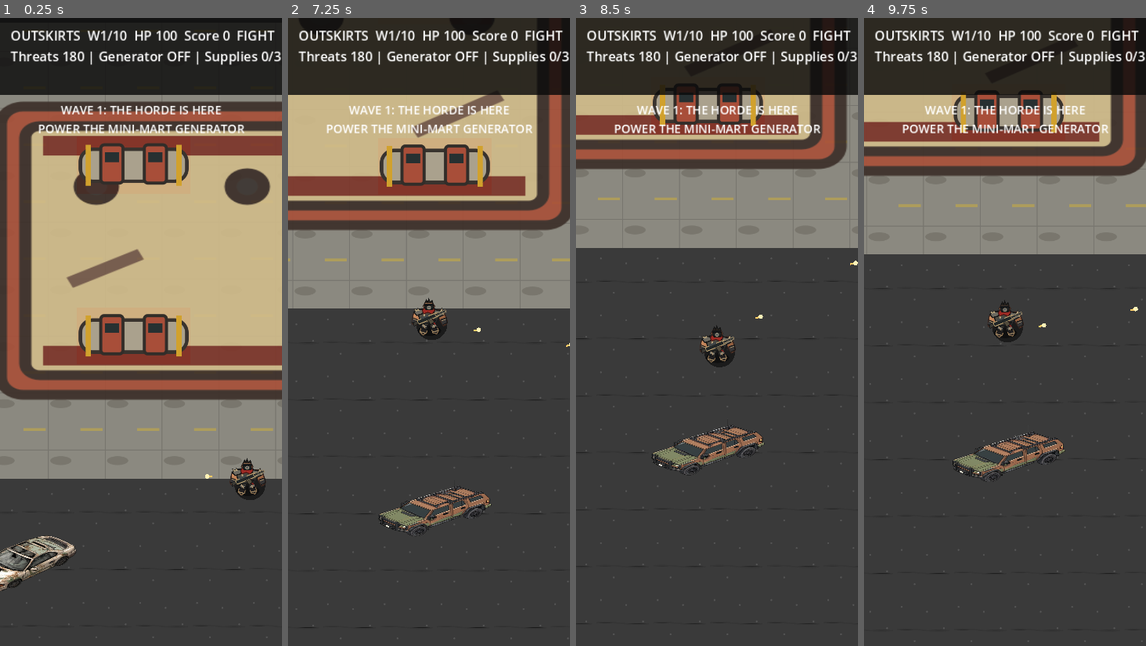
Above: before the commit, frames 1-4 (left to right).
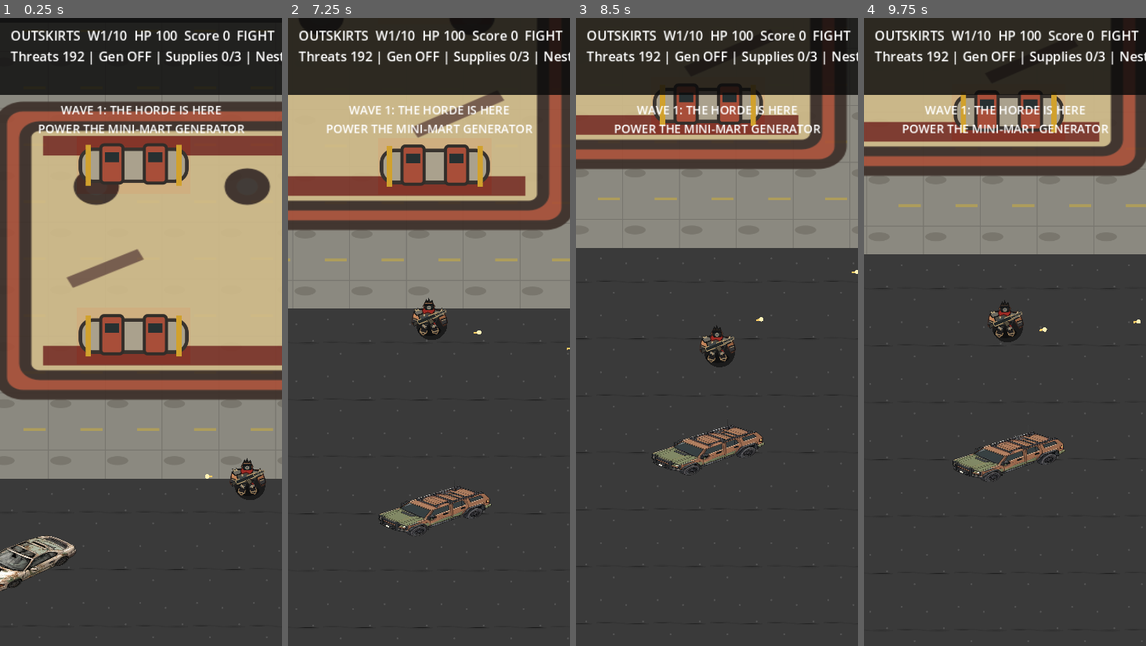
Above: after the commit, the same moments.

Repository: dennypag02/deadshift
Game: Godot game, scene res://scenes/Outskirts.tscn
Same seed, same stepped clock (60 frames per second), same inputs: the game is played once before the commit and once after it.
Inputs (mouse positions are in pixels of both pictures, inside the frame that each line leads up to):
- Up to frame 1 (0.25 s): no input
- Up to frame 2 (7.25 s): tap Enter at 0.5 s; move the mouse to (491, 300) at 0.52 s; hold Right (ui_right) 0.53-1.25 s; tap H every 1.5 s from 0.6 to 6.6 s; click (491, 300) at 0.67 s; drag from (372, 363) to (414, 457) at 1.27 s; move the mouse to (457, 193) at 2.02 s; hold Right (ui_right) 2.03-2.75 s; drag from (414, 457) to (344, 237) at 2.77 s; move the mouse to (513, 426) at 3.52 s; hold Left (ui_left) 3.53-4.25 s; drag from (344, 237) to (386, 175) at 4.27 s; move the mouse to (443, 332) at 5.02 s; hold Down (ui_down) 5.03-5.75 s; click (443, 332) at 5.17 s; drag from (386, 175) to (372, 363) at 5.77 s; move the mouse to (491, 300) at 6.52 s; hold Up (ui_up) from 6.53 s (still down)
- Up to frame 3 (8.5 s): release Up (ui_up) at 7.25 s; drag from (660, 363) to (702, 457) at 7.27 s; move the mouse to (745, 193) at 8.02 s; hold Down (ui_down) from 8.03 s (still down); tap H at 8.1 s
- Up to frame 4 (9.75 s): release Down (ui_down) at 8.75 s; drag from (990, 457) to (920, 237) at 8.77 s; move the mouse to (1089, 426) at 9.52 s; hold Up (ui_up) from 9.53 s (still down); tap H at 9.6 s; click (1089, 426) at 9.67 s

The runs differ from the first frame. In frame 1, 0.7% of the frame differs, in the area x 24-100%, y 5-8%; in frame 2, 0.7%; in frame 3, 0.8%; in frame 4, 0.8%, in the area x 24-100%, y 5-50%.

Commit message:
Add fortified relay puzzle and increase horde pressure

Diff:
--- a/godot/scripts/outskirts.gd
+++ b/godot/scripts/outskirts.gd
@@ -102,18 +102,24 @@
 const NEST_EAST := Vector2(30.5 * TILE, 20.0 * TILE)
 const NEST_NW := Vector2(5.0 * TILE, 3.2 * TILE)
 const NEST_NE := Vector2(27.0 * TILE, 3.2 * TILE)
+const PUZZLE_CENTER := Vector2(25.8 * TILE, 24.5 * TILE)
+const RELAY_RED := Vector2(23.2 * TILE, 25.0 * TILE)
+const RELAY_YELLOW := Vector2(25.7 * TILE, 28.0 * TILE)
+const RELAY_BLUE := Vector2(28.5 * TILE, 25.0 * TILE)
+const PUZZLE_GUARD_RADIUS := 560.0
+const PUZZLE_CODE := ["RED", "BLUE", "YELLOW", "RED"]
 
 var wave_plan := {
-	1: {"shamblers": 180, "runners": 0, "trucker": 0},
-	2: {"shamblers": 230, "runners": 0, "trucker": 0},
-	3: {"shamblers": 280, "runners": 0, "trucker": 0},
-	4: {"shamblers": 330, "runners": 0, "trucker": 0},
-	5: {"shamblers": 320, "runners": 40, "trucker": 0},
-	6: {"shamblers": 370, "runners": 50, "trucker": 0},
-	7: {"shamblers": 420, "runners": 65, "trucker": 0},
-	8: {"shamblers": 480, "runners": 80, "trucker": 0},
-	9: {"shamblers": 540, "runners": 95, "trucker": 0},
-	10: {"shamblers": 600, "runners": 110, "trucker": 1},
+	1: {"shamblers": 180, "runners": 12, "trucker": 0},
+	2: {"shamblers": 240, "runners": 20, "trucker": 0},
+	3: {"shamblers": 300, "runners": 30, "trucker": 0},
+	4: {"shamblers": 360, "runners": 42, "trucker": 0},
+	5: {"shamblers": 420, "runners": 58, "trucker": 0},
+	6: {"shamblers": 480, "runners": 72, "trucker": 0},
+	7: {"shamblers": 540, "runners": 88, "trucker": 0},
+	8: {"shamblers": 610, "runners": 108, "trucker": 0},
+	9: {"shamblers": 680, "runners": 130, "trucker": 0},
+	10: {"shamblers": 760, "runners": 155, "trucker": 1},
 }
 
 var player_pos := PLAYER_START
@@ -151,6 +157,12 @@
 var objective_flash_clock := 0.0
 var player_velocity := Vector2.ZERO
 var hazard_debug := false
+var puzzle_started := false
+var puzzle_complete := false
+var puzzle_step := 0
+var puzzle_guard_wave := 0
+var puzzle_pad_lock := 0.0
+var detonator_core := false
 
 var camera: Camera2D
 var hud: Label
@@ -377,10 +389,10 @@
 		var active_target := _active_horde_target()
 		if spawn_clock <= 0.0 and wave_spawned < wave_total and enemies.size() < active_target:
 			var room := active_target - enemies.size()
-			var burst_size := mini(mini(18 + wave * 2, room), wave_total - wave_spawned)
+			var burst_size := mini(mini(26 + wave * 3, room), wave_total - wave_spawned)
 			for _n in range(burst_size):
 				_spawn_next_enemy()
-			spawn_clock = maxf(0.22, 0.32 - float(wave) * 0.008)
+			spawn_clock = maxf(0.14, 0.22 - float(wave) * 0.006)
 		if wave_spawned >= wave_total and enemies.is_empty():
 			_finish_wave()
 
@@ -398,11 +410,12 @@
 	_update_enemies(delta)
 	_update_health(delta)
 	_update_objectives(delta)
+	_update_puzzle(delta)
 	_update_hud()
 	queue_redraw()
 
 func _active_horde_target() -> int:
-	return mini(115, 50 + wave * 6)
+	return mini(170, 90 + wave * 8)
 
 func _spawn_next_enemy() -> void:
 	var plan: Dictionary = wave_plan[wave]
@@ -410,16 +423,16 @@
 	if wave == 10 and int(plan["trucker"]) > 0 and not trucker_spawned and wave_spawned >= wave_total / 2:
 		kind = "trucker"
 		trucker_spawned = true
-	elif runners_spawned < int(plan["runners"]) and (wave_spawned % 3 == 1 or wave_spawned >= int(plan["shamblers"])):
+	elif runners_spawned < int(plan["runners"]) and (wave_spawned % 4 == 1 or wave_spawned >= int(plan["shamblers"])):
 		kind = "runner"
 		runners_spawned += 1
 
 	var spawn := _pick_spawn_point()
 	var hp := 1
-	var speed := 86.0
+	var speed := 108.0
 	var radius := 18.0
 	if kind == "runner":
-		speed = 155.0
+		speed = 195.0
 		radius = 15.0
 	elif kind == "trucker":
 		hp = 30
@@ -573,6 +586,72 @@
 			banner.text = "INFESTATION NEST DESTROYED!"
 			_try_unlock_district()
 
+func _update_puzzle(delta: float) -> void:
+	puzzle_pad_lock = maxf(0.0, puzzle_pad_lock - delta)
+
+	if not puzzle_started and player_pos.distance_to(PUZZLE_CENTER) < PUZZLE_GUARD_RADIUS:
+		puzzle_started = true
+		puzzle_guard_wave = 1
+		_spawn_puzzle_guard_surge(28, 14)
+		banner.text = "FORTIFIED RELAY SITE\nCODE: RED > BLUE > YELLOW > RED"
+
+	if not puzzle_started or puzzle_complete or puzzle_pad_lock > 0.0:
+		return
+
+	var touched := ""
+	if player_pos.distance_to(RELAY_RED) < 70.0:
+		touched = "RED"
+	elif player_pos.distance_to(RELAY_BLUE) < 70.0:
+		touched = "BLUE"
+	elif player_pos.distance_to(RELAY_YELLOW) < 70.0:
+		touched = "YELLOW"
+
+	if touched == "":
+		return
+
+	puzzle_pad_lock = 0.75
+	var expected := str(PUZZLE_CODE[puzzle_step])
+	if touched == expected:
+		puzzle_step += 1
+		score += 250
+		if puzzle_step >= PUZZLE_CODE.size():
+			puzzle_complete = true
+			detonator_core = true
+			score += 2500
+			banner.text = "RELAY PUZZLE SOLVED!\nDETONATOR CORE ACQUIRED"
+			impact_marks.append({"pos": PUZZLE_CENTER, "life": 0.75, "blast": true})
+			_try_unlock_district()
+		else:
+			banner.text = "RELAY %d/4 CORRECT - KEEP MOVING!" % puzzle_step
+	else:
+		puzzle_step = 0
+		puzzle_guard_wave += 1
+		_spawn_puzzle_guard_surge(18 + puzzle_guard_wave * 4, 10 + puzzle_guard_wave * 3)
+		banner.text = "WRONG RELAY! CODE RESET\nREINFORCEMENTS INBOUND"
+
+func _spawn_puzzle_guard_surge(shamblers: int, runners: int) -> void:
+	var guard_points := [
+		PUZZLE_CENTER + Vector2(-420, -260),
+		PUZZLE_CENTER + Vector2(410, -230),
+		PUZZLE_CENTER + Vector2(-390, 300),
+		PUZZLE_CENTER + Vector2(390, 320),
+		PUZZLE_CENTER + Vector2(0, -430),
+	]
+	for i in range(shamblers + runners):
+		var base: Vector2 = guard_points[i % guard_points.size()]
+		var spawn := base + Vector2(rng.randf_range(-100.0, 100.0), rng.randf_range(-100.0, 100.0))
+		spawn.x = clampf(spawn.x, 45.0, MAP_SIZE.x - 45.0)
+		spawn.y = clampf(spawn.y, 45.0, MAP_SIZE.y - 45.0)
+		var is_runner := i >= shamblers
+		enemies.append({
+			"pos": spawn,
+			"kind": "runner" if is_runner else "shambler",
+			"hp": 1,
+			"speed": 205.0 if is_runner else 112.0,
+			"radius": 15.0 if is_runner else 18.0,
+			"charge": 0.0,
+		})
+
 func _kill_enemies_near(center: Vector2, radius: float) -> void:
 	for i in range(enemies.size() - 1, -1, -1):
 		if Vector2(enemies[i]["pos"]).distance_to(center) <= radius:
@@ -593,7 +672,7 @@
 
 func _objectives_complete() -> bool:
 	var counts := _objective_counts()
-	return generator_active and int(counts["supplies"]) == 3 and int(counts["nests"]) == 4
+	return generator_active and int(counts["supplies"]) == 3 and int(counts["nests"]) == 4 and detonator_core
 
 func _try_unlock_district() -> void:
 	if wave10_survived and _objectives_complete():
@@ -605,8 +684,9 @@
 	var state := "CLEAR" if district_cleared else ("FIGHT" if wave_active else "UPGRADE")
 	var counts := _objective_counts()
 	var gen_mark := "ON" if generator_active else "OFF"
-	hud.text = "OUTSKIRTS  W%d/10  HP %d  Score %d  %s\nThreats %d | Generator %s | Supplies %d/3 | Nests %d/4" % [
-		wave, player_hp, score, state, remaining, gen_mark, int(counts["supplies"]), int(counts["nests"])
+	var core_mark := "YES" if detonator_core else "NO"
+	hud.text = "OUTSKIRTS  W%d/10  HP %d  Score %d  %s\nThreats %d | Gen %s | Supplies %d/3 | Nests %d/4 | Core %s" % [
+		wave, player_hp, score, state, remaining, gen_mark, int(counts["supplies"]), int(counts["nests"]), core_mark
 	]
 
 func _draw() -> void:
@@ -804,6 +884,21 @@
 				draw_line(p + Vector2.RIGHT.rotated(angle) * 22.0, p + Vector2.RIGHT.rotated(angle) * 54.0, Color("#a83a2f"), 7.0)
 			_label(p + Vector2(-34, -62), "NEST", 18, Color("#ffd0c4"))
 
+	# Fortified relay puzzle and boss-progression reward.
+	if not puzzle_complete:
+		draw_circle(PUZZLE_CENTER, 150, Color(0.18, 0.18, 0.20, 0.28))
+		draw_circle(PUZZLE_CENTER, 58, Color("#343943"))
+		draw_circle(RELAY_RED, 38, Color("#b83a32"))
+		draw_circle(RELAY_BLUE, 38, Color("#3f6fa6"))
+		draw_circle(RELAY_YELLOW, 38, Color("#d7ae35"))
+		_label(PUZZLE_CENTER + Vector2(-130,-95), "FORTIFIED RELAY", 22, Color("#fff0c5"))
+		_label(PUZZLE_CENTER + Vector2(-160,-65), "R > B > Y > R", 22, Color("#f3df9f"))
+		if puzzle_started:
+			_label(PUZZLE_CENTER + Vector2(-130,105), "STEP %d / 4" % puzzle_step, 20, Color.WHITE)
+	else:
+		draw_circle(PUZZLE_CENTER, 54, Color(0.20, 0.75, 0.42, 0.45))
+		_label(PUZZLE_CENTER + Vector2(-122,-72), "CORE RECOVERED", 22, Color("#d8ffdf"))
+
 func _draw_spawn_markers() -> void:
 	_spawn_marker(HIGHWAY_WEST, Color("#e6c04d"))
 	_spawn_marker(HIGHWAY_EAST, Color("#e6c04d"))
